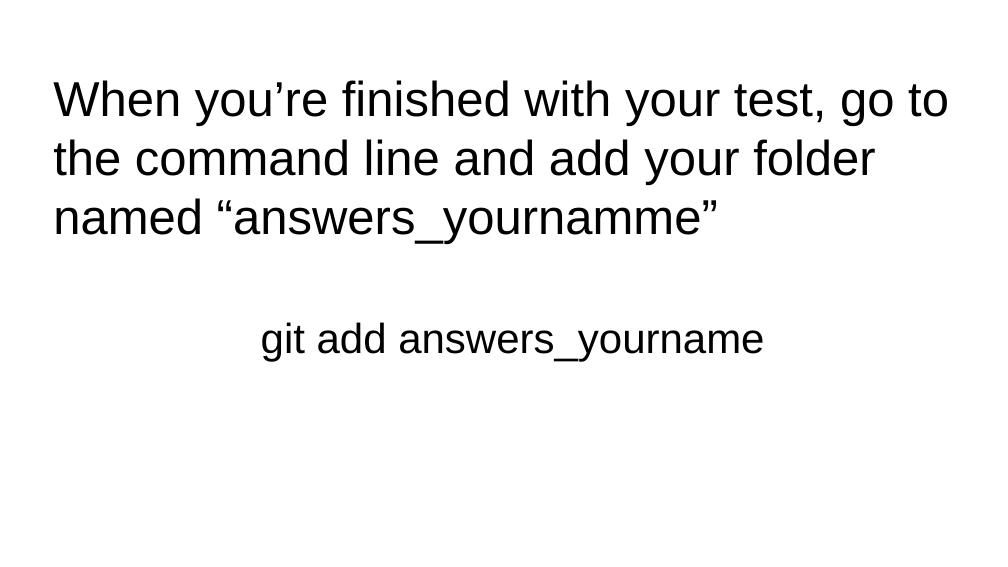
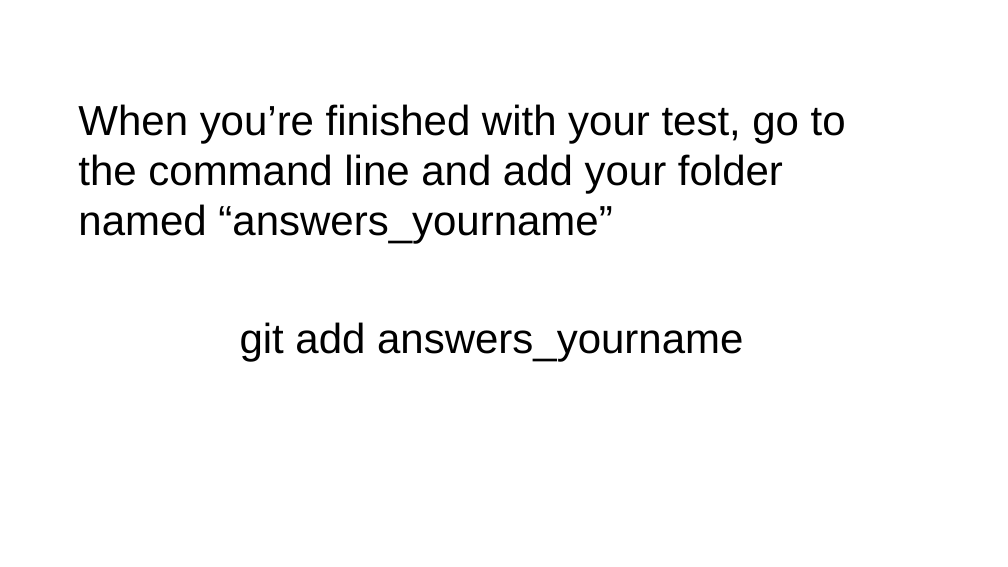
Before and after one commit to codemary/stormstudents, a slide deck: slide 14 of course_material/git.pptx (slide 13 before the commit). Drawn at 1008x567 pixels with LibreOffice and Linux fonts; fonts in the diff are those of the drawing. Boxes give left, top, right and bottom in pixels: in the first picture for what was removed or moved away, otherwise in the second. Text is boxed around its words. In the diff, an @@ line names an element or a change of style, - is before the commit and + after.

```diff
--- a/course_material/git.pptx
+++ b/course_material/git.pptx
@@ title "When you’re finished with your ...": place and size @@
-title "When you’re finished with your ..." at <box>53,80,949,361</box>
+title "When you’re finished with your ..." at <box>78,104,846,361</box>
@@ title at <box>78,104,846,244</box>: text changed; size 35 to 30 pt @@
-When you’re finished with your test, go to the command line and add your folder named “answers_yournamme”
+When you’re finished with your test, go to the command line and add your folder named “answers_yourname”
```
Also in this commit, not shown: 5 other slides changed, 6 slides added, 5 slides removed.
